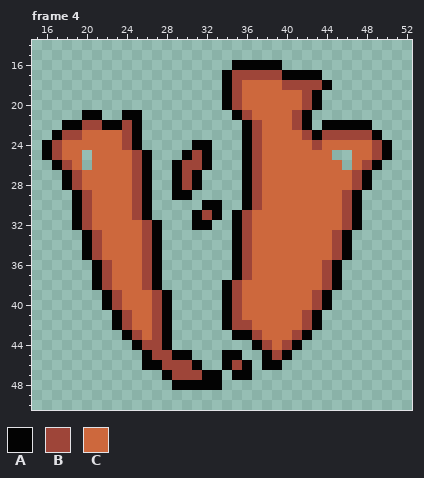
File history of a pixel-art file, graphics/small_vase.aseprite. Above, as it was before the edit.
64x64 pixels, 7 frames. Shown: frame 4: x 15..52, y 14..50. The commit also changed other frames, which this record leaves out.
Palette (. is transparent): A #030303  B #9e4539  C #cd683d
Pixels before, frame 4, first column x 16:
16 ...................AAAAA...........
17 ..................ABBBBBAAAA.......
18 ..................ABCCCCBBBBA......
19 ..................ABCCCCCCBA.......
20 ..................ABCCCCCCBA.......
21 ....AA..AA.........ABCCCCBA........
22 ..AABBAABA..........ABCCCBA.AAAAA..
23 .ABBCCCCBA..........ABCCCCBABBBBBA.
24 ABCCCCCCBA.....AA...ABCCCCCBCCCCCBA
25 ABCC.CCCCBA...ABA...ABCCCCCCC..CCBA
26 .ABC.CCCCBA..ABBA...ABCCCCCCCC.CBA.
27 ..ABCCCCCBA..ABA....ABCCCCCCCCCBA..
28 ..ABCCCCCBA..ABA....ABCCCCCCCCCBA..
29 ...ABCCCCBA..AA.....ABCCCCCCCCBA...
30 ...ABCCCCBA.....AA..ABCCCCCCCCBA...
31 ...ABCCCCBA....ABA.ABCCCCCCCCCBA...
32 ...ABCCCCCBA...AA..ABCCCCCCCCCBA...
33 ....ABCCCCBA.......ABCCCCCCCCBA....
34 ....ABCCCCBA.......ABCCCCCCCCBA....
35 ....ABCCCCBA.......ABCCCCCCCCBA....
36 .....ABCCCBA.......ABCCCCCCCBA.....
37 .....ABCCCBA.......ABCCCCCCCBA.....
38 .....ABCCCBA......ABCCCCCCCCBA.....
39 ......ABCCCBA.....ABCCCCCCCBA......
40 ......ABCCCBA.....ABCCCCCCCBA......
41 .......ABCCBA.....ABCCCCCCBA.......
42 .......ABCCBA.....ABBCCCCCBA.......
43 ........ABCBA......AABCCCBA........
44 .........ABBA........ABCBA.........
45 ..........ABBAA...AA..ABA..........
46 ..........AABBBA..ABA.AA...........
47 ............ABBBAA.AA..............
48 .............AAAAA.................
New version:
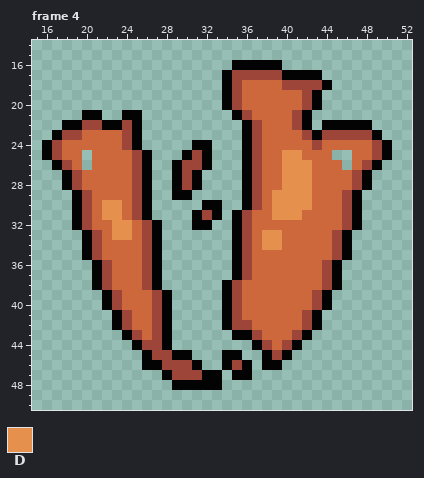
Colours new in this view: D #e6904e
Diff:
Frame 4:
The author changed colour C to colour D in row 25 at x 40 to 41; in rows 26 to 28 at x 40 to 42; in row 29 at x 39 to 42; in row 30 at x 22 to 23 and 39 to 42; in row 31 at x 22 to 23 and 39 to 41; in row 32 at x 23 to 24.
The author changed colour C to colour D in row 33 at x 23 to 24 and 38 to 39; in row 34 at x 38 to 39.
